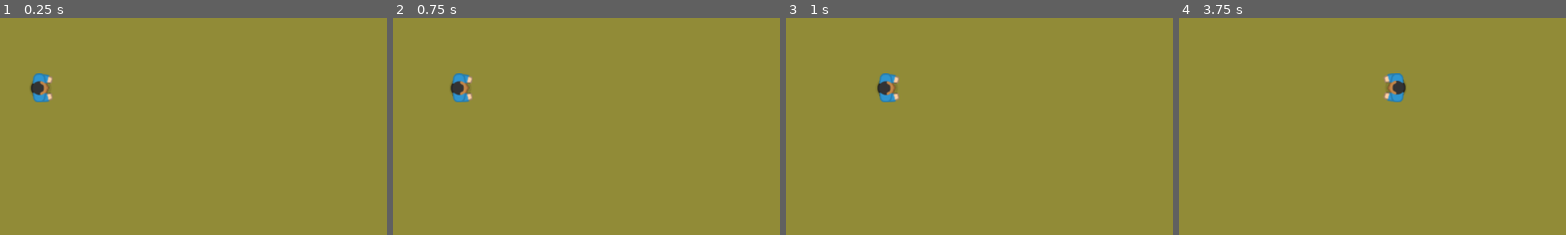
Above: before the commit, frames 1-4 (left to right).
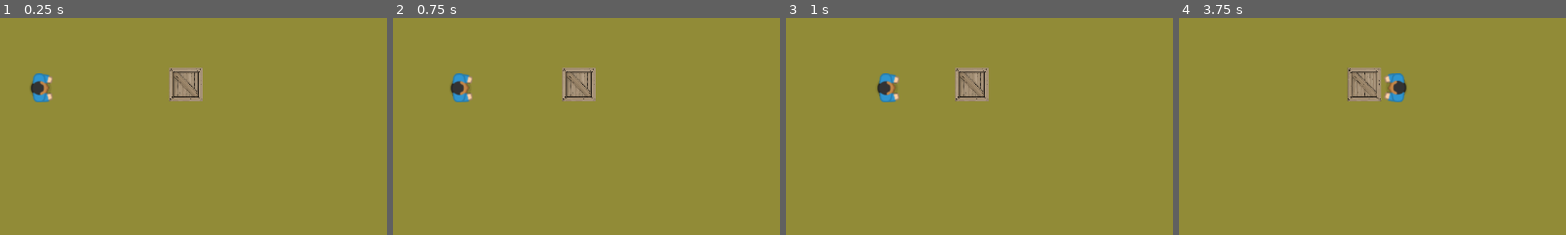
Above: after the commit, the same moments.

Repository: ZaninAndrea/shovel-jam-25
Game: Godot game, scene res://scenes/rooms/cockpit/cockpit.tscn
The game is run twice, just before and just after one commit, with the same random seed, the same clock (stepped at 60 frames per second) and the same inputs.
Inputs:
- Up to frame 1 (0.25 s): no input
- Up to frame 2 (0.75 s): tap Enter at 0.5 s; hold Right (ui_right) from 0.53 s (still down); hold E (push, bound only after the commit) from 0.53 s (still down)
- Up to frame 3 (1 s): keep holding Right (ui_right); keep holding E (push, bound only after the commit)
- Up to frame 4 (3.75 s): release Right (ui_right) at 1.28 s; release E (push, bound only after the commit) at 1.28 s; hold Down (ui_down) 1.28-2.03 s; tap E (push, bound only after the commit) at 1.35, 2.85 s; hold Right (ui_right) 2.03-2.78 s; hold E (push, bound only after the commit) 2.03-2.78 s; hold Up (ui_up) 2.78-3.53 s; hold Left (ui_left) from 3.53 s (still down); hold E (push, bound only after the commit) from 3.53 s (still down)
The pictures show only the part of the screen within x 41-91%, y 26-76%; the shares and areas given below are measured in that part.

The runs differ from the first frame. In frame 1, 1.4% of the frame differs, in the area x 43-53%, y 22-39%; in frame 2, 1.4%; in frame 3, 1.4%; in frame 4, 1.5%, in the area x 43-59%, y 22-39%.

Commit message:
Aggiunta la meccanica di spinta

Diff:
--- a/project.godot
+++ b/project.godot
@@ -18,6 +18,15 @@
 
 player=""
 doors=""
+pushable=""
+
+[input]
+
+push={
+"deadzone": 0.2,
+"events": [Object(InputEventKey,"resource_local_to_scene":false,"resource_name":"","device":-1,"window_id":0,"alt_pressed":false,"shift_pressed":false,"ctrl_pressed":false,"meta_pressed":false,"pressed":false,"keycode":0,"physical_keycode":69,"key_label":0,"unicode":101,"location":0,"echo":false,"script":null)
+]
+}
 
 [layer_names]
 
--- /dev/null
+++ b/scenes/objects/crate/crate.gd
@@ -0,0 +1,18 @@
+extends CharacterBody2D
+
+var external_push := Vector2.ZERO  # Temporary push input from the player
+
+func _physics_process(delta):
+	if external_push.length() > 0.1:
+		# Only move if there's a push
+		velocity = external_push
+		move_and_slide()
+
+		# Reset push so it doesn't continue moving on its own
+		external_push = Vector2.ZERO
+	else:
+		velocity = Vector2.ZERO  # Stay still when not pushed
+
+func push(force: Vector2):
+	# Called by the player to apply a push
+	external_push = force
--- /dev/null
+++ b/scenes/objects/crate/crate.tscn
@@ -0,0 +1,17 @@
+[gd_scene load_steps=4 format=3 uid="uid://ccccyck8raxp2"]
+
+[ext_resource type="Texture2D" uid="uid://dmapcace3cl42" path="res://assets/sprites/crate.png" id="1_cghuv"]
+[ext_resource type="Script" uid="uid://bjl7cwxgw0ifc" path="res://scenes/objects/crate/crate.gd" id="1_q2skh"]
+
+[sub_resource type="RectangleShape2D" id="RectangleShape2D_q2skh"]
+size = Vector2(50, 50)
+
+[node name="Crate" type="CharacterBody2D" groups=["pushable"]]
+script = ExtResource("1_q2skh")
+
+[node name="Area2D" type="Sprite2D" parent="."]
+scale = Vector2(0.2, 0.2)
+texture = ExtResource("1_cghuv")
+
+[node name="CollisionShape2D" type="CollisionShape2D" parent="."]
+shape = SubResource("RectangleShape2D_q2skh")
--- a/scenes/player/player.gd
+++ b/scenes/player/player.gd
@@ -2,10 +2,13 @@
 class_name Player
 
 @export var speed := 200
+@export var push_force := 50.0
+
 @onready var sprite := $Sprite2D
 @onready var interaction_area := $InteractionArea
 
-var facing_dir := Vector2.RIGHT
+var can_push : bool = false
+var push_target : CharacterBody2D = null
 
 signal interacted_with(object)
 signal item_used(item)
@@ -17,7 +20,24 @@
 	).normalized()
 
 	velocity = input_vector * speed
-	facing_dir = input_vector if input_vector.length() > 0 else facing_dir
 	move_and_slide()
 
-	rotation = velocity.angle()
+	if velocity.length() > 0:
+		rotation = velocity.angle()
+
+	# Push logic
+	if can_push and push_target and Input.is_action_pressed("push"):
+		if input_vector != Vector2.ZERO:
+			push_target.push(input_vector * push_force)
+
+
+func _on_push_area_body_entered(body: Node2D) -> void:
+	if body.is_in_group("pushable"):
+		push_target = body
+		can_push = true
+
+
+func _on_push_area_body_exited(body: Node2D) -> void:
+	if body == push_target:
+		push_target = null
+		can_push = false
--- a/scenes/player/player.tscn
+++ b/scenes/player/player.tscn
@@ -8,6 +8,9 @@
 
 [sub_resource type="CircleShape2D" id="CircleShape2D_8afob"]
 radius = 34.1321
+
+[sub_resource type="RectangleShape2D" id="RectangleShape2D_dovo2"]
+size = Vector2(20, 29)
 
 [node name="Player" type="CharacterBody2D" groups=["player"]]
 collision_layer = 2
@@ -24,3 +27,13 @@
 
 [node name="CollisionShape2D" type="CollisionShape2D" parent="InteractionArea"]
 shape = SubResource("CircleShape2D_8afob")
+
+[node name="PushArea" type="Area2D" parent="."]
+
+[node name="CollisionShape2D" type="CollisionShape2D" parent="PushArea"]
+position = Vector2(18, 0)
+scale = Vector2(0.602131, 1)
+shape = SubResource("RectangleShape2D_dovo2")
+
+[connection signal="body_entered" from="PushArea" to="." method="_on_push_area_body_entered"]
+[connection signal="body_exited" from="PushArea" to="." method="_on_push_area_body_exited"]
--- a/scenes/rooms/cockpit/cockpit.tscn
+++ b/scenes/rooms/cockpit/cockpit.tscn
@@ -1,11 +1,12 @@
-[gd_scene load_steps=7 format=3 uid="uid://cvbwr4ufmwluc"]
+[gd_scene load_steps=8 format=3 uid="uid://cvbwr4ufmwluc"]
 
 [ext_resource type="PackedScene" uid="uid://b2evmjpyxf41w" path="res://scenes/objects/temporary_floor/temporary_floor.tscn" id="1_8nmus"]
 [ext_resource type="PackedScene" uid="uid://cfjtgy2w2c04l" path="res://scenes/player/player.tscn" id="1_pgw2t"]
 [ext_resource type="PackedScene" uid="uid://nvkcrxp1kued" path="res://scenes/objects/wall.tscn" id="2_u631n"]
 [ext_resource type="PackedScene" uid="uid://draqa2nk5ddel" path="res://scenes/objects/door/door.tscn" id="4_07vwx"]
+[ext_resource type="PackedScene" uid="uid://ccccyck8raxp2" path="res://scenes/objects/crate/crate.tscn" id="5_1j8gf"]
 
-[sub_resource type="Image" id="Image_07vwx"]
+[sub_resource type="Image" id="Image_1j8gf"]
 data = {
 "data": PackedByteArray(145, 139, 55, 255, 145, 139, 55, 255, 145, 139, 55, 255, 145, 139, 55, 255, 145, 139, 55, 255,  …(189905 unchanged characters)…
 "format": "RGBA8",
@@ -50,3 +51,6 @@
 
 [node name="Player" parent="." instance=ExtResource("1_pgw2t")]
 position = Vector2(530, 273)
+
+[node name="Crate" parent="." instance=ExtResource("5_1j8gf")]
+position = Vector2(745, 268)
Binary file added: assets/sprites/crate.png
Not shown, added: assets/sprites/crate.png.import
Not shown, added: scenes/objects/crate/crate.gd.uid
Not shown: 1 places in scenes/player/player.tscn that only renumber resources
Not shown: 1 places in scenes/rooms/cockpit/cockpit.tscn that only renumber resources
